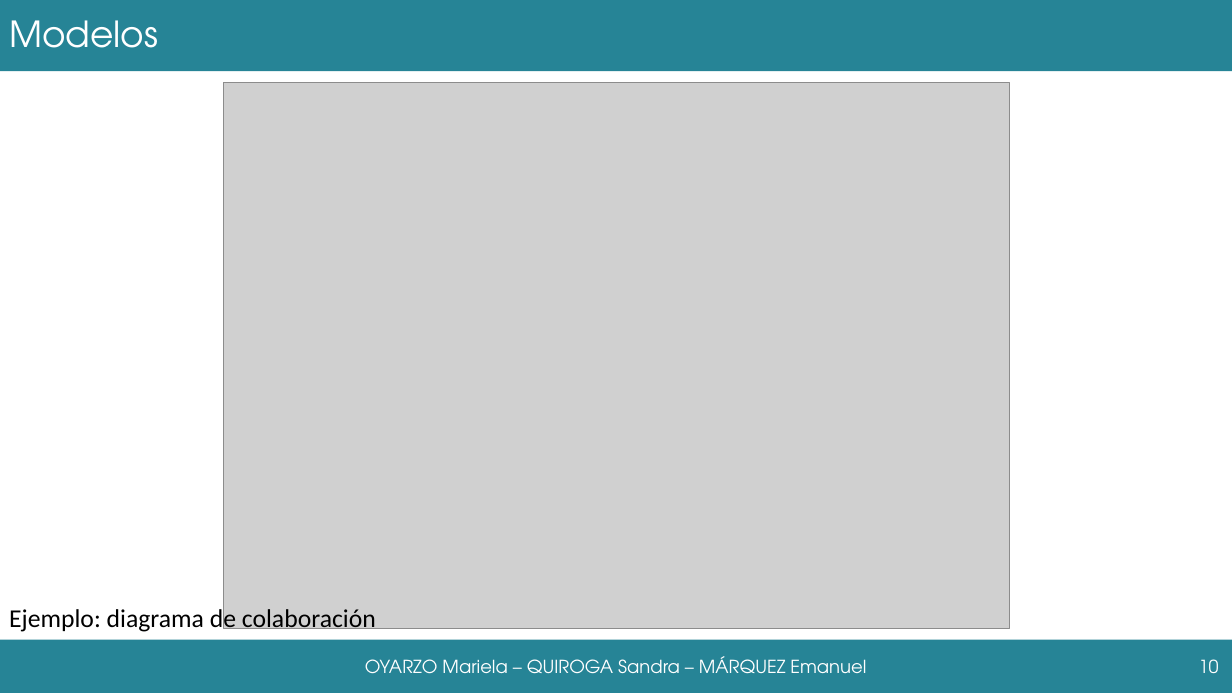
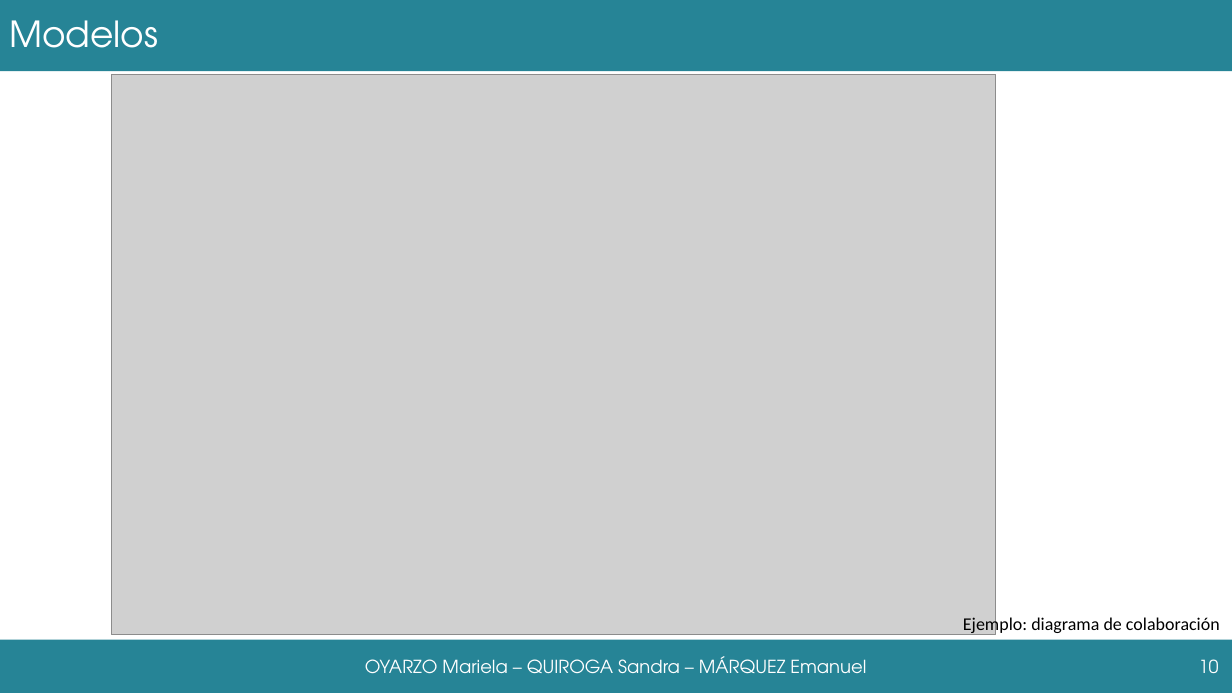
Before and after one commit to grupoyenu/yenu, a slide deck: slide 10 of 08. Presentaciones/Presentación 11.pptx. Drawn at 1232x693 pixels with LibreOffice and Linux fonts; fonts in the diff are those of the drawing; grey boxes stand for pictures; background and template pictures are left out. Boxes give left, top, right and bottom in pixels: in the first picture for what was removed or moved away, otherwise in the second. Text is boxed around its words. In the diff, an @@ line names an element or a change of style, - is before the commit and + after.

```diff
--- a/08. Presentaciones/Presentación 11.pptx
+++ b/08. Presentaciones/Presentación 11.pptx
@@ picture: place and size @@
-picture at (224, 82, 1010, 628)
+picture at (111, 74, 995, 635)
@@ text "Ejemplo: diagrama de colaboración": place and size @@
-text "Ejemplo: diagrama de colaboración" at (9, 607, 376, 634)
+text "Ejemplo: diagrama de colaboración" at (963, 615, 1220, 635)
@@ text "Ejemplo: diagrama de colaboración" at (963, 615, 1220, 635): size 20 to 14 pt @@
```
Also in this commit, not shown: 3 other slides changed, 2 other files.
